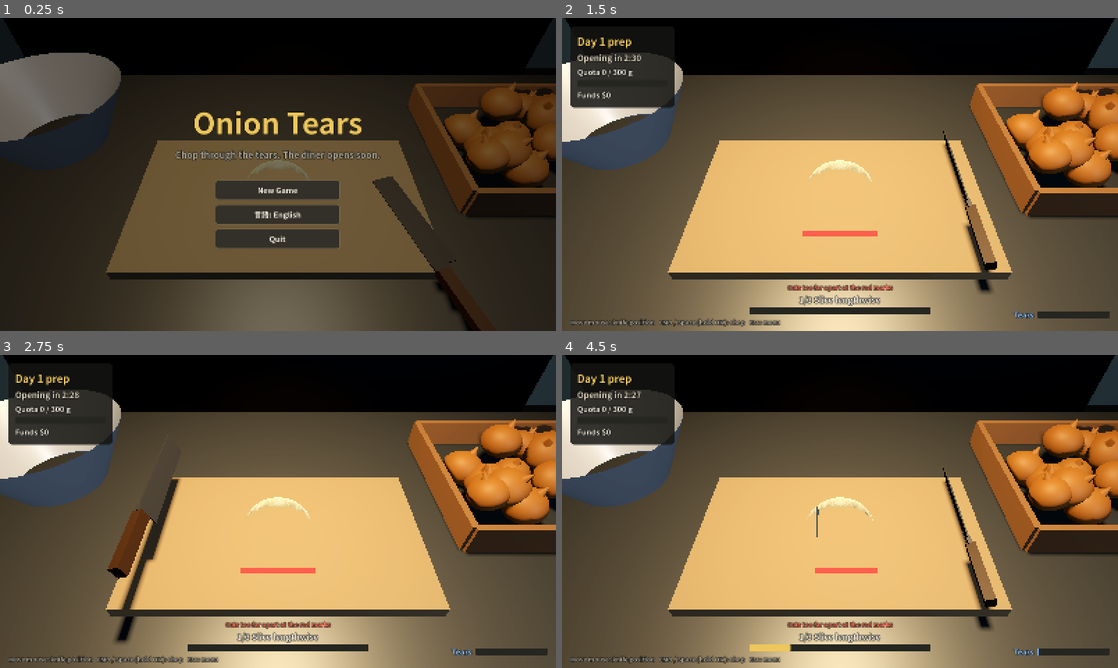
Above: before the commit, frames 1-4 (two rows, left to right).
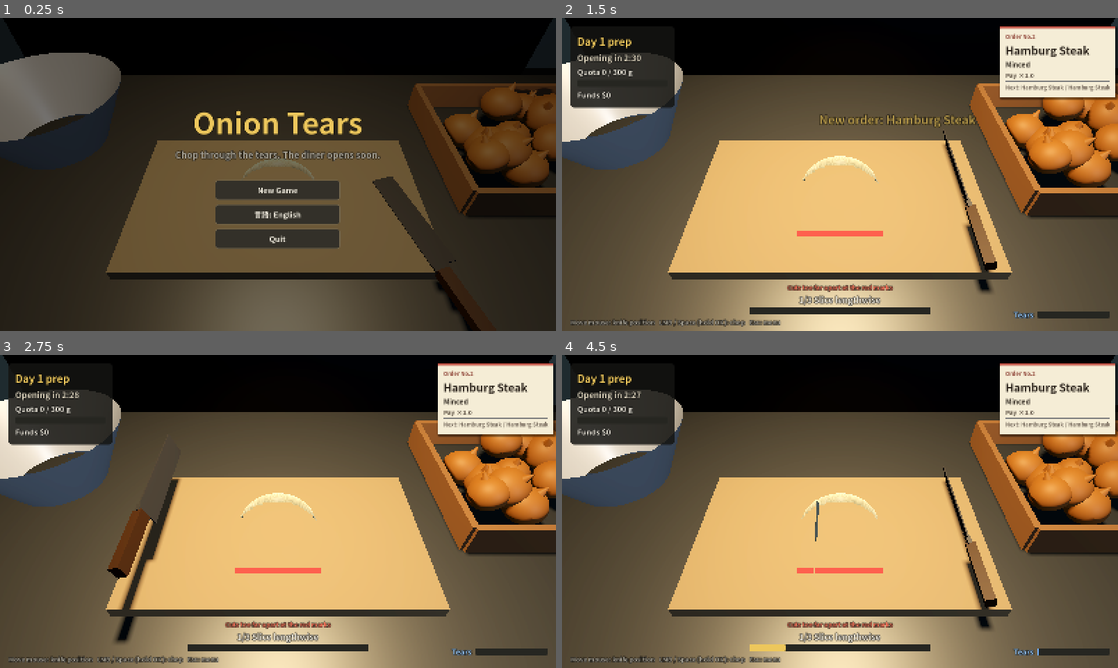
Above: after the commit, the same moments.

Repository: decopon-7/-
Game: Godot game, scene res://scenes/main.tscn
Two runs of this game, one before a commit and one after it. Both use one fixed random seed, a clock stepped at 60 frames per second and the inputs below.
Inputs (mouse positions are in pixels of both pictures, inside the frame that each line leads up to):
- Up to frame 1 (0.25 s): no input
- Up to frame 2 (1.5 s): click "New Game" at 0.5 s; tap Enter at 1.25 s; move the mouse to (962, 158) at 1.27 s; click (962, 158) at 1.42 s
- Up to frame 3 (2.75 s): tap Space at 1.52, 2.27 s; move the mouse to (166, 527) at 2.02 s; click (166, 527) at 2.17 s
- Up to frame 4 (4.5 s): move the mouse to (895, 442) at 2.77 s; click (895, 442) at 2.92 s; tap Space at 3.5, 3.77 s; move the mouse to (812, 574) at 3.52 s; click (812, 574) at 3.67 s; tap Enter at 4.25 s; move the mouse to (1006, 558) at 4.27 s; click (1006, 558) at 4.42 s

The runs differ from the first frame. In frame 1, 0.1% of the frame differs, in the area x 43-57%, y 44-52%; in frame 2, 5.8%, in the area x 42-100%, y 2-70%; in frame 3, 5.4%; in frame 4, 5.5%.

Commit message:
BGMと注文票を追加
BGM:
- tools/make_bgm.py: 標準の Python だけで112BPM・16小節のボサノバ風ループを合成
  （マリンバ風メロディ / エレピ / ベース / ブラシのドラム）→ audio/bgm_bistro.wav
- メニュー中はローパスでこもらせ、開店20秒前からテンポアップ
- 一時停止メニューに BGM のオン/オフを追加（セーブに保存）

注文票:
- 玉ねぎごとに注文が付き、工程・切れ目の間隔・目標サイズ・報酬倍率が変わる
  ハンバーグ=みじん切り / カレー=粗みじん（2日目〜）/
  オニオンスープ=薄切り（3日目〜）/ ドレッシング=極みじん（4日目〜）
- 右上に紙の伝票風の注文票（今の注文と次の2件）、新しい注文の解禁をお知らせ
- tools/selftest.gd: 全注文を最後まで切れるか確認する自動テスト

Co-Authored-By: Claude Opus 5.5 <noreply@anthropic.com>
Claude-Session: https://claude.ai/code/session_01Fz9qy8KHkDBY9XhjKQFu2R

Diff:
--- a/scripts/dev_screenshot.gd
+++ b/scripts/dev_screenshot.gd
@@ -1,6 +1,6 @@
 # 開発用：コマンドラインから画面写真を撮って終了する。
 #   godot --path . -- --shot=mince --out=/tmp/mince.png --lang=ja
-# shot の種類: title / cut / mince / shop
+# shot の種類: title / cut / mince / shop　（--order=soup などで注文を指定できる）
 extends Node
 
 var _args := {}
@@ -34,6 +34,12 @@
 	if _frame == 5 and shot != "title":
 		main._start_day()
 		GameState.money = 480
+		if _args.has("order"):
+			# 指定した注文の玉ねぎに入れ替える
+			main.onion.queue_free()
+			main.onion = null
+			main.order_queue.push_front(_args["order"])
+			main._spawn_onion(false)
 	if shot in ["cut", "mince"]:
 		var o: Onion = main.onion
 		if _frame == 30:
--- a/scripts/game_state.gd
+++ b/scripts/game_state.gd
@@ -18,12 +18,30 @@
 	"contract": {"name": "UPG_CONTRACT", "desc": "UPG_CONTRACT_DESC", "base_cost": 80, "growth": 1.75, "max": 5},
 }
 
+## 注文の種類。day 日目から出てくる。
+##   steps: 工程（L=縦に切り込み, C=横に刻む, M=トントン細かく）
+##   gap:   切れ目の間隔の上限（メートル）
+##   size:  みじん切りの目標サイズ（メートル）
+##   pay:   報酬の倍率
+const ORDER_IDS := ["hamburg", "curry", "soup", "dressing"]
+const ORDERS := {
+	"hamburg": {"name": "ORDER_HAMBURG", "style": "STYLE_MINCE", "day": 1, "pay": 1.0,
+			"steps": ["L", "C", "M"], "gap": 0.024, "size": 0.006},
+	"curry": {"name": "ORDER_CURRY", "style": "STYLE_COARSE", "day": 2, "pay": 0.8,
+			"steps": ["L", "C", "M"], "gap": 0.03, "size": 0.011},
+	"soup": {"name": "ORDER_SOUP", "style": "STYLE_SLICE", "day": 3, "pay": 1.1,
+			"steps": ["C"], "gap": 0.009},
+	"dressing": {"name": "ORDER_DRESSING", "style": "STYLE_FINE", "day": 4, "pay": 1.6,
+			"steps": ["L", "C", "M"], "gap": 0.02, "size": 0.0045},
+}
+
 var day := 1
 var money := 0
 var total_grams := 0
 var levels := {}
 var locale := ""
 var muted := false
+var music_on := true
 
 
 func _ready() -> void:
@@ -61,8 +79,18 @@
 	return 15 + levels["contract"] * 6
 
 
-func pay_for(grams: int) -> int:
-	return int(round(grams * price_per_100g() / 100.0))
+func pay_for(grams: int, multiplier: float = 1.0) -> int:
+	return int(round(grams * price_per_100g() / 100.0 * multiplier))
+
+
+## 今日までに解禁された注文
+func orders_for_day(d: int = day) -> Array:
+	return ORDER_IDS.filter(func(id): return ORDERS[id]["day"] <= d)
+
+
+## 今日はじめて出てくる注文（なければ空）
+func new_orders_today() -> Array:
+	return ORDER_IDS.filter(func(id): return ORDERS[id]["day"] == day)
 
 
 func quota_bonus() -> int:
@@ -113,6 +141,11 @@
 	save_game()
 
 
+func set_music_on(value: bool) -> void:
+	music_on = value
+	save_game()
+
+
 func set_locale(value: String) -> void:
 	locale = value
 	TranslationServer.set_locale(locale)
@@ -134,6 +167,7 @@
 		"levels": levels,
 		"locale": locale,
 		"muted": muted,
+		"music_on": music_on,
 	}, "\t"))
 
 
@@ -149,6 +183,7 @@
 	total_grams = int(data.get("total_grams", 0))
 	locale = str(data.get("locale", ""))
 	muted = bool(data.get("muted", false))
+	music_on = bool(data.get("music_on", true))
 	var saved_levels: Dictionary = data.get("levels", {})
 	for id in UPGRADE_IDS:
 		levels[id] = clampi(int(saved_levels.get(id, 0)), 0, UPGRADES[id]["max"])
--- a/scripts/i18n.gd
+++ b/scripts/i18n.gd
@@ -18,9 +18,9 @@
 	"HUD_QUOTA": {"ja": "ノルマ %d / %d g", "en": "Quota %d / %d g"},
 	"HUD_MONEY": {"ja": "所持金 %d 円", "en": "Funds $%d"},
 	"HUD_TEARS": {"ja": "涙", "en": "Tears"},
-	"STEP_LENGTHWISE": {"ja": "1/3 縦に切り込みを入れる", "en": "1/3 Slice lengthwise"},
-	"STEP_CROSSWISE": {"ja": "2/3 横に刻む", "en": "2/3 Cut crosswise"},
-	"STEP_MINCE": {"ja": "3/3 トントン細かく", "en": "3/3 Mince it fine"},
+	"STEP_LENGTHWISE": {"ja": "縦に切り込みを入れる", "en": "Slice lengthwise"},
+	"STEP_CROSSWISE": {"ja": "横に刻む", "en": "Cut crosswise"},
+	"STEP_MINCE": {"ja": "トントン細かく", "en": "Mince it fine"},
 	"STEP_DONE": {"ja": "できあがり！", "en": "Done!"},
 	"HUD_HINT": {
 		"ja": "マウス左右: 包丁の位置　左クリック / スペース（長押しOK）: 切る　Esc: メニュー",
@@ -31,6 +31,20 @@
 	"POP_ONION": {"ja": "+%d g　+%d 円", "en": "+%d g  +$%d"},
 	"POP_PROCESSOR": {"ja": "プロセッサー +%d g", "en": "Processor +%d g"},
 	"POP_TEARS": {"ja": "目が、目がぁ…！", "en": "My eyes...!"},
+
+	"TICKET_TITLE": {"ja": "注文票 No.%d", "en": "Order No.%d"},
+	"TICKET_NEXT": {"ja": "次: %s", "en": "Next: %s"},
+	"TICKET_PAY": {"ja": "報酬 ×%.1f", "en": "Pay ×%.1f"},
+	"POP_NEW_ORDER": {"ja": "新しい注文: %s", "en": "New order: %s"},
+	"ORDER_HAMBURG": {"ja": "ハンバーグ", "en": "Hamburg Steak"},
+	"ORDER_CURRY": {"ja": "カレー", "en": "Curry"},
+	"ORDER_SOUP": {"ja": "オニオンスープ", "en": "Onion Soup"},
+	"ORDER_DRESSING": {"ja": "ドレッシング", "en": "Dressing"},
+	"STYLE_MINCE": {"ja": "みじん切り", "en": "Minced"},
+	"STYLE_COARSE": {"ja": "粗みじん（大きめでOK）", "en": "Coarse chop (bigger is OK)"},
+	"STYLE_SLICE": {"ja": "薄切り（横に細かく刻むだけ）", "en": "Thin slices (crosswise only)"},
+	"STYLE_FINE": {"ja": "極みじん（とても細かく）", "en": "Extra-fine mince"},
+	"STEP_SLICE": {"ja": "薄く切る", "en": "Slice thinly"},
 
 	"END_OK": {"ja": "ノルマ達成！", "en": "Quota met!"},
 	"END_FAIL": {"ja": "ノルマ未達…", "en": "Quota missed..."},
@@ -62,6 +76,8 @@
 	"BTN_RESUME": {"ja": "再開", "en": "Resume"},
 	"BTN_SOUND_ON": {"ja": "音: オン", "en": "Sound: On"},
 	"BTN_SOUND_OFF": {"ja": "音: オフ", "en": "Sound: Off"},
+	"BTN_MUSIC_ON": {"ja": "BGM: オン", "en": "Music: On"},
+	"BTN_MUSIC_OFF": {"ja": "BGM: オフ", "en": "Music: Off"},
 	"BTN_TO_TITLE": {"ja": "タイトルへ（自動保存）", "en": "Back to title (autosave)"},
 }
 
--- a/scripts/main.gd
+++ b/scripts/main.gd
@@ -36,6 +36,9 @@
 var bowl_fill: MeshInstance3D
 var gap_markers: Array[MeshInstance3D] = []
 var tear_overlay: ColorRect
+## これから来る注文（先頭が次の玉ねぎ）
+var order_queue: Array[String] = []
+var ticket_number := 0
 
 var _knife_x := 0.0
 var _chop_t := 1.0
@@ -64,6 +67,7 @@
 	ui.end_shift_pressed.connect(_end_day)
 	ui.upgrade_bought.connect(_on_upgrade_bought)
 
+	_refill_orders()
 	_spawn_onion(false)
 	_set_state(State.TITLE)
 
@@ -77,6 +81,9 @@
 func _set_state(s: State) -> void:
 	state = s
 	_holding = false
+	Sfx.set_music_muffled(s != State.PLAYING)
+	if s != State.PLAYING:
+		Sfx.set_music_tempo(1.0)
 	match s:
 		State.TITLE:
 			ui.refresh_texts()
@@ -101,6 +108,7 @@
 	if onion == null:
 		_spawn_onion(true)
 	Sfx.play("bell", -8.0, 0.0, 1.2)
+	_prepare_orders()
 	_set_state(State.PLAYING)
 
 
@@ -127,6 +135,7 @@
 		time_left -= delta
 		_update_tears(delta)
 		_update_processor(delta)
+		Sfx.set_music_tempo(1.08 if time_left < 20.0 else 1.0)
 		Sfx.set_loop("processor", processor.visible, -16.0)
 		_update_chopping(delta)
 		_update_gap_markers()
@@ -167,16 +176,15 @@
 # ================================================================ 包丁
 
 func _step_text() -> String:
-	if onion == null:
+	if onion == null or onion.phase == Onion.Phase.DONE:
 		return tr("STEP_DONE")
+	var key := "STEP_LENGTHWISE"
 	match onion.phase:
-		Onion.Phase.LENGTHWISE:
-			return tr("STEP_LENGTHWISE")
 		Onion.Phase.CROSSWISE:
-			return tr("STEP_CROSSWISE")
+			key = "STEP_SLICE" if onion.steps.size() == 1 else "STEP_CROSSWISE"
 		Onion.Phase.MINCE:
-			return tr("STEP_MINCE")
-	return tr("STEP_DONE")
+			key = "STEP_MINCE"
+	return "%d/%d %s" % [onion.steps.find(onion.phase) + 1, onion.steps.size(), tr(key)]
 
 
 func _update_chopping(delta: float) -> void:
@@ -247,8 +255,13 @@
 # ================================================================ 玉ねぎ
 
 func _spawn_onion(animated: bool) -> void:
+	var id: String = order_queue.pop_front()
+	_refill_orders()
+	ticket_number += 1
 	onion = Onion.new()
 	onion.randomize_shape(rng)
+	onion.configure(id, GameState.ORDERS[id])
+	ui.update_ticket(id, order_queue.slice(0, 2), ticket_number)
 	add_child(onion)
 	onion.phase_changed.connect(_on_onion_phase)
 	if animated:
@@ -270,7 +283,7 @@
 	Sfx.play_later(0.65, "plop", -2.0)
 	var done := onion
 	onion = null
-	var pay := GameState.pay_for(done.grams)
+	var pay := GameState.pay_for(done.grams, GameState.ORDERS[done.order_id]["pay"])
 	_award(done.grams, pay)
 	ui.popup(tr("POP_ONION") % [done.grams, pay], camera.unproject_position(done.global_position + Vector3(0, 0.05, 0)))
 	# まな板からボウルへ移す
@@ -283,6 +296,29 @@
 	get_tree().create_timer(0.45).timeout.connect(func():
 		if state == State.PLAYING and onion == null:
 			_spawn_onion(true))
+
+
+# ================================================================ 注文
+
+func _refill_orders() -> void:
+	var available := GameState.orders_for_day()
+	while order_queue.size() < 3:
+		order_queue.append(available[rng.randi() % available.size()])
+
+
+## 仕込み開始時：今日の注文を並べ直し、新しい注文があれば先頭に入れて知らせる
+func _prepare_orders() -> void:
+	order_queue.clear()
+	var fresh := GameState.new_orders_today()
+	for id in fresh:
+		order_queue.append(id)
+	_refill_orders()
+	if onion:
+		ui.update_ticket(onion.order_id, order_queue.slice(0, 2), ticket_number)
+	for i in fresh.size():
+		var text := tr("POP_NEW_ORDER") % tr(GameState.ORDERS[fresh[i]]["name"])
+		get_tree().create_timer(0.6 + i * 1.2).timeout.connect(func():
+			ui.popup(text, get_viewport().get_visible_rect().size * Vector2(0.5, 0.35), GameUI.COL_ACCENT))
 
 
 func _award(grams: int, pay: int) -> void:
@@ -383,6 +419,12 @@
 func _on_new_game() -> void:
 	GameState.delete_save()
 	GameState.save_game()
+	# タイトル画面に置いていた玉ねぎは前のセーブの注文なので入れ替える
+	if onion:
+		onion.queue_free()
+		onion = null
+	order_queue.clear()
+	_refill_orders()
 	_start_day()
 
 
--- a/scripts/onion.gd
+++ b/scripts/onion.gd
@@ -7,6 +7,9 @@
 #
 # 1・2 の見た目は「半楕円体を切れ目で区切ったブロック」を毎回メッシュとして組み立てる。
 # 3 は小さな立方体（MultiMesh）の集まりで、包丁が当たったかけらを2つに割っていく。
+#
+# どの工程をどれだけ細かくやるかは「注文」（GameState.ORDERS）で変わる。
+# 例：薄切りは 2 の工程だけを細かい間隔で、粗みじんは 3 の目標サイズが大きい。
 class_name Onion
 extends Node3D
 
@@ -15,10 +18,6 @@
 enum Phase { LENGTHWISE, CROSSWISE, MINCE, DONE }
 
 const SHADER := preload("res://shaders/onion.gdshader")
-## この幅より広い切れ目の間隔があると次の工程に進めない
-const GAP_MAX := 0.024
-## みじん切りの完成とみなすかけらの大きさ
-const TARGET_SIZE := 0.006
 ## 目標サイズ以下のかけらがこの割合になったら完成
 const FINENESS_DONE := 0.9
 const MAX_CHUNKS := 3000
@@ -27,6 +26,13 @@
 
 var phase := Phase.LENGTHWISE
 var grams := 100
+## 注文の ID と中身（configure で設定）
+var order_id := "hamburg"
+var steps: Array[Phase] = [Phase.LENGTHWISE, Phase.CROSSWISE, Phase.MINCE]
+## この幅より広い切れ目の間隔があると次の工程に進めない
+var gap_max := 0.024
+## みじん切りの完成とみなすかけらの大きさ
+var target_size := 0.006
 var rx := 0.08   # 幅の半分
 var rz := 0.072  # 根元〜先端の半分
 var h := 0.07    # 高さ
@@ -65,9 +71,23 @@
 	grams = int(round(100.0 * s * s * s))
 
 
+## 注文に合わせて工程と細かさを決める。add_child の前に呼ぶ。
+func configure(id: String, order: Dictionary) -> void:
+	order_id = id
+	gap_max = order["gap"]
+	target_size = order.get("size", 0.0)
+	steps.clear()
+	for step in order["steps"]:
+		steps.append({"L": Phase.LENGTHWISE, "C": Phase.CROSSWISE, "M": Phase.MINCE}[step])
+	phase = steps[0]
+
+
 func _ready() -> void:
 	_body = Node3D.new()
 	add_child(_body)
+	if phase == Phase.CROSSWISE:
+		# 横の工程から始まる注文（薄切り）は、最初から90°回しておく
+		_body.rotation.y = -PI / 2
 	_material = ShaderMaterial.new()
 	_material.shader = SHADER
 	_material.set_shader_parameter("radii", Vector3(rx, h, rz))
@@ -133,16 +153,16 @@
 			if not _insert_cut(cuts_x, lx, rx):
 				return false
 			_rebuild_mesh()
-			if _max_gap(cuts_x, rx) <= GAP_MAX:
-				_to_crosswise()
+			if _max_gap(cuts_x, rx) <= gap_max:
+				_advance()
 			return true
 		Phase.CROSSWISE:
 			var lz := _world_x_to_body(world_x).z
 			if not _insert_cut(cuts_z, lz, rz):
 				return false
 			_rebuild_mesh()
-			if _max_gap(cuts_z, rz) <= GAP_MAX:
-				_to_mince()
+			if _max_gap(cuts_z, rz) <= gap_max:
+				_advance()
 			return true
 		Phase.MINCE:
 			var hit := _chop_pile(world_x - global_position.x, reach)
@@ -159,7 +179,7 @@
 	for s in _chunk_size:
 		var v := s * s * s
 		total += v
-		if s <= TARGET_SIZE:
+		if s <= target_size:
 			fine += v
 	return fine / total if total > 0.0 else 0.0
 
@@ -173,23 +193,31 @@
 	var r := rx if phase == Phase.LENGTHWISE else rz
 	var pts := _points(cuts, r)
 	for i in pts.size() - 1:
-		if pts[i + 1] - pts[i] > GAP_MAX:
+		if pts[i + 1] - pts[i] > gap_max:
 			var a := _body_axis_to_world_x(pts[i])
 			var b := _body_axis_to_world_x(pts[i + 1])
 			result.append([minf(a, b), maxf(a, b)])
 	return result
 
 
-## 盛り付け先へ移すための見た目上の大きさ（手前方向の半径）
-func front_extent() -> float:
-	return rz if phase == Phase.LENGTHWISE else rx
-
-
 # ================================================================ 工程の切り替え
 
 func _set_phase(p: Phase) -> void:
 	phase = p
 	phase_changed.emit(p)
+
+
+## 注文の工程表に従って次へ進む
+func _advance() -> void:
+	var i := steps.find(phase)
+	var next: Phase = steps[i + 1] if i + 1 < steps.size() else Phase.DONE
+	match next:
+		Phase.CROSSWISE:
+			_to_crosswise()
+		Phase.MINCE:
+			_to_mince()
+		_:
+			_set_phase(Phase.DONE)
 
 
 func _to_crosswise() -> void:
@@ -250,7 +278,7 @@
 	for i in n:
 		var s := _chunk_size[i]
 		var p := _chunk_target[i]
-		if absf(p.x - local_x) > s * 0.5 + reach or s <= TARGET_SIZE * 0.6:
+		if absf(p.x - local_x) > s * 0.5 + reach or s <= target_size * 0.6:
 			continue
 		hit = true
 		var ns := s * 0.79
@@ -320,8 +348,8 @@
 	var pts := _points(cuts, r)
 	var excess := 0.0
 	for i in pts.size() - 1:
-		excess += maxf(0.0, pts[i + 1] - pts[i] - GAP_MAX)
-	return clampf(1.0 - excess / (2.0 * r - GAP_MAX), 0.0, 1.0)
+		excess += maxf(0.0, pts[i + 1] - pts[i] - gap_max)
+	return clampf(1.0 - excess / (2.0 * r - gap_max), 0.0, 1.0)
 
 
 # ================================================================ メッシュ生成
--- a/scripts/sfx.gd
+++ b/scripts/sfx.gd
@@ -1,13 +1,18 @@
-# 効果音。素材ファイルを使わず、起動時にプログラムで波形を合成して作る。
+# 効果音とBGM。
+# 効果音は素材ファイルを使わず、起動時にプログラムで波形を合成して作る。
 # （ライセンスの心配がなく、音の調整もこのファイルの数値だけで完結する）
+# BGM は tools/make_bgm.py で合成した audio/bgm_bistro.wav をループ再生する。
 # project.godot の [autoload] で "Sfx" として登録している。
 #
 #   Sfx.play("cut")                 … 鳴らす
 #   Sfx.play("mince", -3.0, 0.15)   … 音量(dB)と、ピッチのばらつき
+#   Sfx.set_music_muffled(true)     … メニュー中はBGMをこもらせる
 extends Node
 
 const RATE := 22050
 const POOL_SIZE := 10
+const MUSIC_PATH := "res://audio/bgm_bistro.wav"
+const MUSIC_VOLUME_DB := -9.0
 
 var _streams := {}
 var _pool: Array[AudioStreamPlayer] = []
@@ -15,6 +20,9 @@
 var _loops := {}
 var _rng := RandomNumberGenerator.new()
 var _lp_state := [0.0, 0.0, 0.0, 0.0]
+var _music: AudioStreamPlayer
+var _music_lowpass: AudioEffectLowPassFilter
+var _music_pitch := 1.0
 
 
 func _ready() -> void:
@@ -36,6 +44,64 @@
 		add_child(p)
 		_pool.append(p)
 	set_loop("ambience", true, -20.0)
+	_setup_music()
+
+
+func _process(delta: float) -> void:
+	# テンポの変化はなめらかに
+	_music.pitch_scale = move_toward(_music.pitch_scale, _music_pitch, delta * 0.05)
+
+
+# ================================================================ BGM
+
+func _setup_music() -> void:
+	# BGM 専用のバスを作り、こもらせる用のローパスフィルタを挿しておく
+	var bus := AudioServer.bus_count
+	AudioServer.add_bus(bus)
+	AudioServer.set_bus_name(bus, "Music")
+	AudioServer.set_bus_send(bus, "Master")
+	_music_lowpass = AudioEffectLowPassFilter.new()
+	_music_lowpass.cutoff_hz = 700.0
+	AudioServer.add_bus_effect(bus, _music_lowpass)
+	AudioServer.set_bus_effect_enabled(bus, 0, false)
+
+	_music = AudioStreamPlayer.new()
+	_music.stream = load(MUSIC_PATH)
+	_music.bus = "Music"
+	_music.volume_db = MUSIC_VOLUME_DB
+	add_child(_music)
+	set_music_enabled(GameState.music_on)
+
+
+func _exit_tree() -> void:
+	# 終了時に再生を止めてバスのエフェクトを外す（残っているとリソースが残ったと警告が出る）
+	_music.stop()
+	_music.stream = null
+	for p in _loops.values():
+		p.stop()
+		p.stream = null
+	var bus := AudioServer.get_bus_index("Music")
+	if bus >= 0:
+		AudioServer.remove_bus_effect(bus, 0)
+
+
+func set_music_enabled(on: bool) -> void:
+	if on and not _music.playing:
+		_music.play()
+	elif not on:
+		_music.stop()
+
+
+## メニューを開いている間は、壁の向こうで鳴っているようにこもらせる
+func set_music_muffled(muffled: bool) -> void:
+	var bus := AudioServer.get_bus_index("Music")
+	AudioServer.set_bus_effect_enabled(bus, 0, muffled)
+	_music.volume_db = MUSIC_VOLUME_DB - (3.0 if muffled else 0.0)
+
+
+## 1.0 が通常。開店間際は少し速くして焦らせる
+func set_music_tempo(pitch: float) -> void:
+	_music_pitch = pitch
 
 
 func play(sound: String, volume_db: float = 0.0, pitch_jitter: float = 0.05, pitch: float = 1.0) -> void:
--- a/scripts/ui.gd
+++ b/scripts/ui.gd
@@ -35,6 +35,11 @@
 var _tears_label: Label
 var _hint_label: Label
 var _end_shift_button: Button
+var _ticket_title: Label
+var _ticket_dish: Label
+var _ticket_style: Label
+var _ticket_pay: Label
+var _ticket_next: Label
 
 var _title_name: Label
 var _title_sub: Label
@@ -52,6 +57,7 @@
 var _pause_title: Label
 var _resume_button: Button
 var _sound_button: Button
+var _music_button: Button
 var _to_title_button: Button
 
 
@@ -99,6 +105,7 @@
 	_resume_button.text = tr("BTN_RESUME")
 	_to_title_button.text = tr("BTN_TO_TITLE")
 	_sound_button.text = tr("BTN_SOUND_OFF") if GameState.muted else tr("BTN_SOUND_ON")
+	_music_button.text = tr("BTN_MUSIC_ON") if GameState.music_on else tr("BTN_MUSIC_OFF")
 	refresh_shop()
 
 
@@ -236,16 +243,69 @@
 	_hint_label.offset_top = -40
 	c.add_child(_hint_label)
 
+	# 右上：注文票と「早めに切り上げる」ボタン
+	var right := VBoxContainer.new()
+	right.set_anchors_preset(Control.PRESET_TOP_RIGHT)
+	right.offset_left = -340
+	right.offset_right = -24
+	right.offset_top = 24
+	right.add_theme_constant_override("separation", 12)
+	right.mouse_filter = Control.MOUSE_FILTER_IGNORE
+	c.add_child(right)
+	right.add_child(_build_ticket())
 	_end_shift_button = Button.new()
-	_end_shift_button.set_anchors_preset(Control.PRESET_TOP_RIGHT)
-	_end_shift_button.offset_left = -260
-	_end_shift_button.offset_right = -24
-	_end_shift_button.offset_top = 24
-	_end_shift_button.offset_bottom = 80
+	_end_shift_button.custom_minimum_size.y = 52
 	_end_shift_button.pressed.connect(end_shift_pressed.emit)
 	_end_shift_button.pressed.connect(_click)
-	c.add_child(_end_shift_button)
+	right.add_child(_end_shift_button)
 	return c
+
+
+## 厨房の伝票のような紙の見た目
+func _build_ticket() -> Control:
+	var ticket := PanelContainer.new()
+	ticket.mouse_filter = Control.MOUSE_FILTER_IGNORE
+	var paper := _style(Color(0.96, 0.93, 0.84), 3, 16)
+	paper.border_color = Color(0.75, 0.3, 0.25)
+	paper.border_width_top = 6
+	paper.shadow_color = Color(0, 0, 0, 0.5)
+	paper.shadow_size = 6
+	paper.shadow_offset = Vector2(3, 4)
+	ticket.add_theme_stylebox_override("panel", paper)
+	var box := VBoxContainer.new()
+	box.add_theme_constant_override("separation", 2)
+	ticket.add_child(box)
+	var ink := Color(0.18, 0.15, 0.12)
+	_ticket_title = _ticket_label(16, Color(0.55, 0.25, 0.2))
+	_ticket_dish = _ticket_label(32, ink)
+	_ticket_style = _ticket_label(20, ink)
+	_ticket_style.autowrap_mode = TextServer.AUTOWRAP_WORD_SMART
+	_ticket_pay = _ticket_label(18, Color(0.35, 0.3, 0.25))
+	_ticket_next = _ticket_label(16, Color(0.45, 0.4, 0.35))
+	for l in [_ticket_title, _ticket_dish, _ticket_style, _ticket_pay]:
+		box.add_child(l)
+	var line := HSeparator.new()
+	line.add_theme_color_override("separator", Color(0.7, 0.65, 0.55))
+	box.add_child(line)
+	box.add_child(_ticket_next)
+	return ticket
+
+
+func _ticket_label(size: int, color: Color) -> Label:
+	var l := _label(size, color)
+	# 紙の上の文字なので黒い縁取りは消す
+	l.add_theme_constant_override("outline_size", 0)
+	return l
+
+
+func update_ticket(order_id: String, next_ids: Array, number: int) -> void:
+	var o: Dictionary = GameState.ORDERS[order_id]
+	_ticket_title.text = tr("TICKET_TITLE") % number
+	_ticket_dish.text = tr(o["name"])
+	_ticket_style.text = tr(o["style"])
+	_ticket_pay.text = tr("TICKET_PAY") % o["pay"]
+	var names := next_ids.map(func(id): return tr(GameState.ORDERS[id]["name"]))
+	_ticket_next.text = tr("TICKET_NEXT") % " / ".join(names)
 
 
 func _build_title() -> Control:
@@ -324,6 +384,10 @@
 	_sound_button = _button(box, func():
 		GameState.set_muted(not GameState.muted)
 		refresh_texts())
+	_music_button = _button(box, func():
+		GameState.set_music_on(not GameState.music_on)
+		Sfx.set_music_enabled(GameState.music_on)
+		refresh_texts())
 	_to_title_button = _button(box, to_title_pressed.emit)
 	return c
 
--- /dev/null
+++ b/tools/selftest.gd
@@ -0,0 +1,50 @@
+# 開発用の自動テスト：全種類の注文で、玉ねぎを最後（DONE）まで切れるか確かめる。
+#   godot --headless --path . -s tools/selftest.gd
+# 成功なら "ALL OK" を出して終了コード 0、失敗なら 1。
+extends SceneTree
+
+const GameStateScript := preload("res://scripts/game_state.gd")
+const OnionScript := preload("res://scripts/onion.gd")
+
+
+func _initialize() -> void:
+	_run.call_deferred()
+
+
+func _run() -> void:
+	var failed := false
+	for id in GameStateScript.ORDER_IDS:
+		var order: Dictionary = GameStateScript.ORDERS[id]
+		var onion: Node3D = OnionScript.new()
+		onion.configure(id, order)
+		root.add_child(onion)
+		var chops := 0
+		while onion.phase != OnionScript.Phase.DONE and chops < 2000:
+			if onion.is_busy():
+				await process_frame
+				continue
+			if onion.phase == OnionScript.Phase.MINCE:
+				# 左右に往復しながらトントン
+				var sweep := chops % 60
+				var x := -0.08 + (sweep if sweep < 30 else 60 - sweep) * 0.0055
+				onion.chop(x, 0.004)
+				chops += 1
+				if chops % 20 == 0:
+					await process_frame
+			else:
+				# 許容間隔より少し狭い間隔で端から切っていく
+				var r: float = onion.rx if onion.phase == OnionScript.Phase.LENGTHWISE else onion.rz
+				var step: float = onion.gap_max * 0.8
+				var x := -r + step
+				while x < r and not onion.is_busy() and onion.phase != OnionScript.Phase.DONE:
+					onion.chop(x, 0.004)
+					chops += 1
+					x += step
+				await process_frame
+		var ok: bool = onion.phase == OnionScript.Phase.DONE
+		failed = failed or not ok
+		print("%-9s %s  chops=%d" % [id, "OK  " if ok else "FAIL", chops])
+		onion.queue_free()
+		await process_frame
+	print("ALL OK" if not failed else "SOME FAILED")
+	quit(1 if failed else 0)
Not shown, added: audio/bgm_bistro.wav.import
Binary file changed: docs/images/cut.png
Binary file added: docs/images/soup.png
Not shown, added: tools/selftest.gd.uid
Not shown, changed: README.md
Not shown, added: audio/bgm_bistro.wav
Not shown, changed: docs/STEAM_ROADMAP.md
Not shown, added: tools/make_bgm.py
